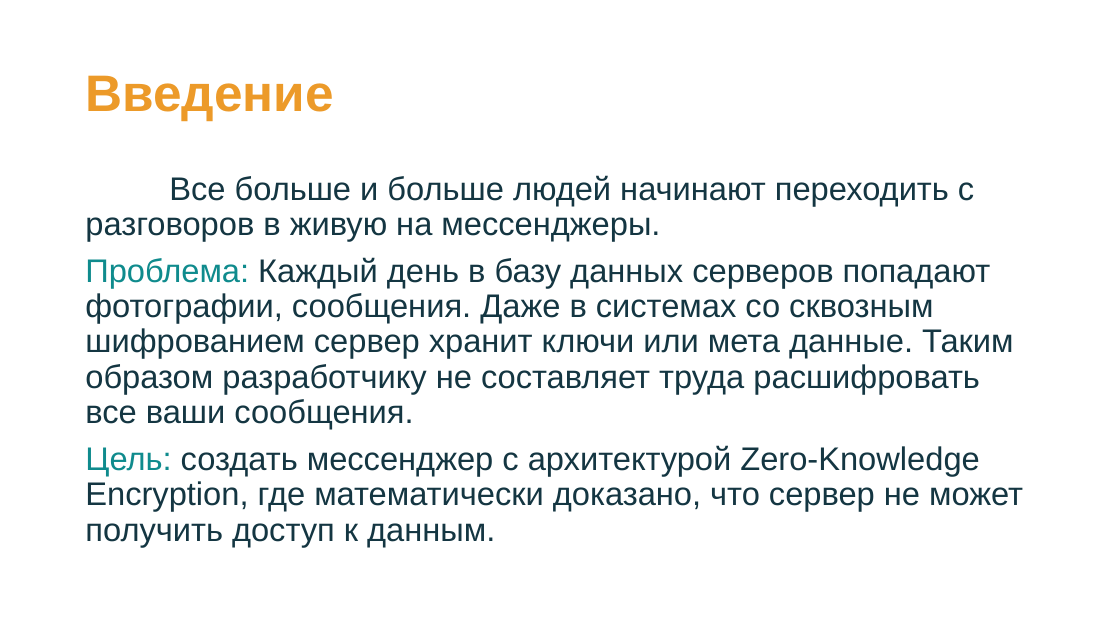
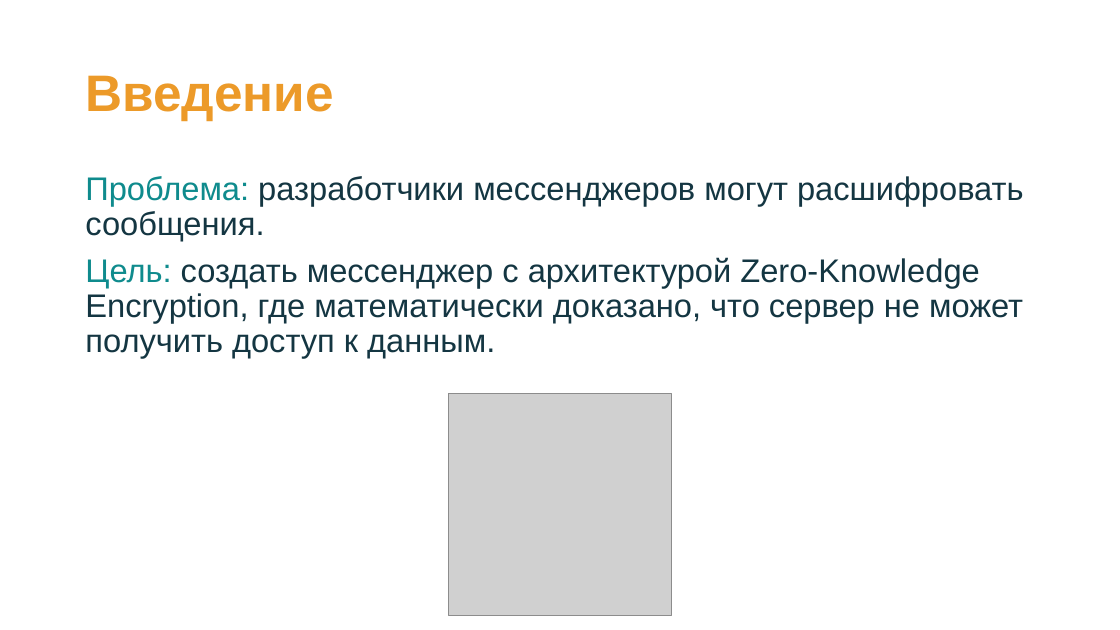
Before and after one commit to Nak1i1/Naki, a slide deck: slide 2 of Мессенджер Naki.pptx. Drawn at 1120x630 pixels with LibreOffice and Linux fonts; fonts in the diff are those of the drawing; grey boxes stand for pictures. Boxes give left, top, right and bottom in pixels: in the first picture for what was removed or moved away, otherwise in the second. Text is boxed around its words. In the diff, an @@ line names an element or a change of style, - is before the commit and + after.

```diff
--- a/Мессенджер Naki.pptx
+++ b/Мессенджер Naki.pptx
@@ text at [85, 176, 1024, 241]: text changed @@
-Все больше и больше людей начинают переходить с разговоров в живую на мессенджеры.
-Проблема: Каждый день в базу данных серверов попадают фотографии, сообщения. Даже в системах со сквозным шифрованием сервер хранит ключи или мета данные. Таким образом разработчику не составляет труда расшифровать все ваши сообщения.
+Проблема: разработчики мессенджеров могут расшифровать сообщения.
@@ picture added at [449, 393, 671, 616] @@
```
Also in this commit, not shown: 6 other slides changed, 5 slides added, 2 slides removed, 3 other files.
